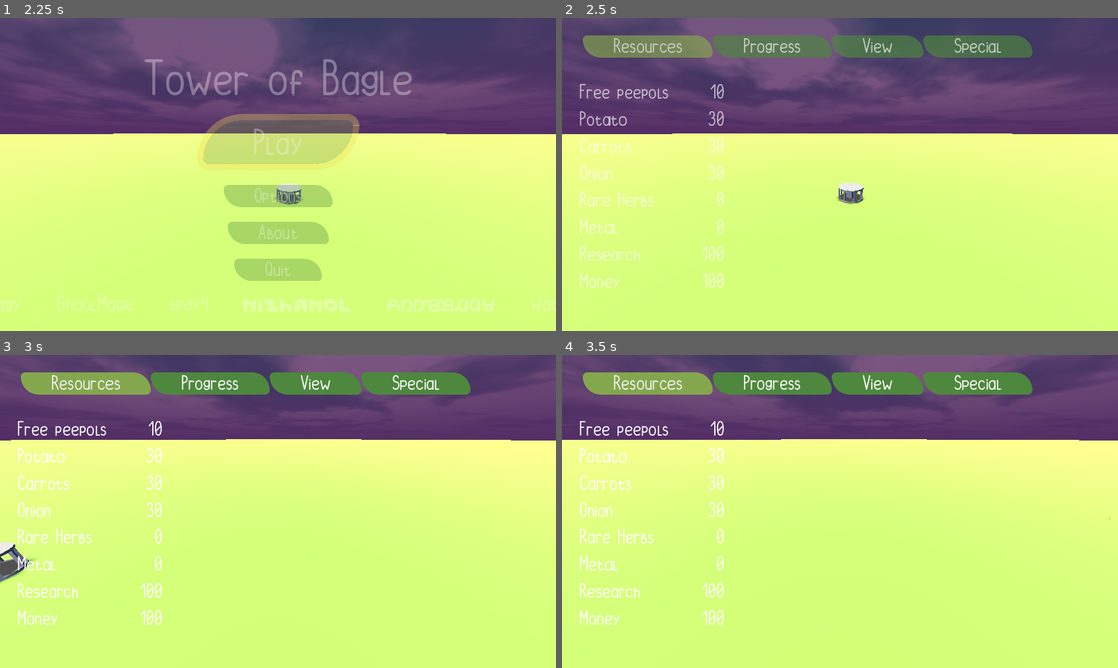
Above: before the commit, frames 1-4 (two rows, left to right).
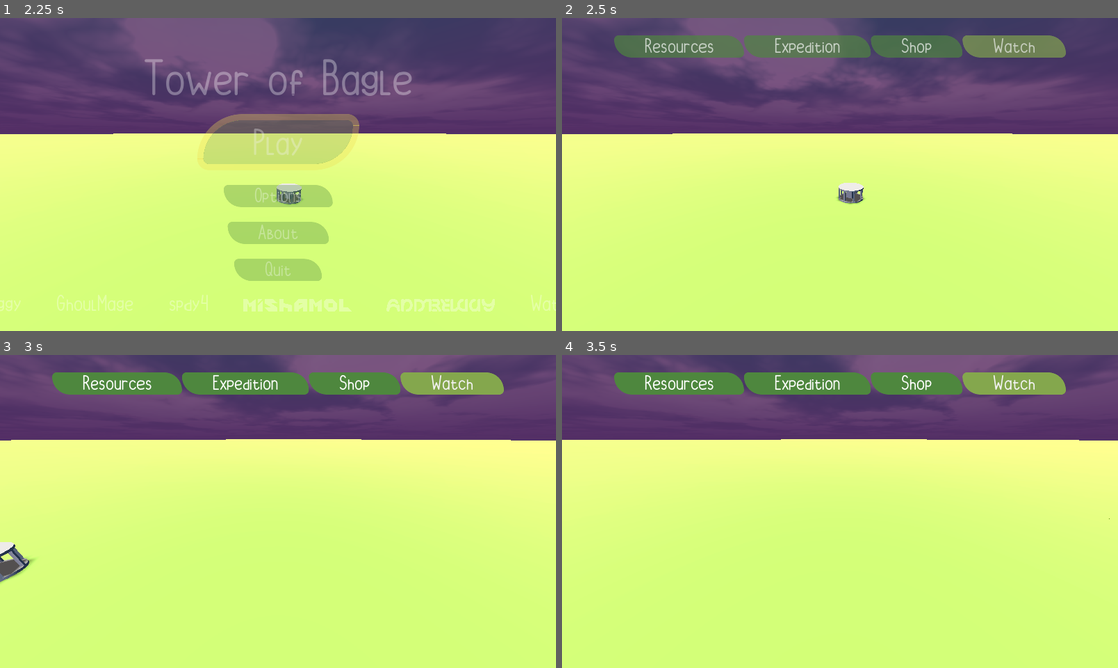
Above: after the commit, the same moments.

Repository: TrueMishamol/GMTK-2024
Game: Godot game, scene res://levels/main_scene.tscn
Two runs of this game, one before a commit and one after it. Both use one fixed random seed, a clock stepped at 60 frames per second and the inputs below.
Inputs (mouse positions are in pixels of both pictures, inside the frame that each line leads up to):
- Up to frame 1 (2.25 s): click "Play" at 0.5 s; click "Play" at 1.25 s; click "Play" at 2 s
- Up to frame 2 (2.5 s): no input
- Up to frame 3 (3 s): tap Enter at 2.75 s; move the mouse to (400, 495) at 2.77 s; hold D (right) from 2.78 s (still down); right-click (400, 495) at 2.85 s; click (400, 495) at 2.92 s
- Up to frame 4 (3.5 s): keep holding D (right)

Frame 1 is identical in both runs. In frame 2, 5.2% of the frame differs, in the area x 3-91%, y 5-87%; in frame 3, 5.3%; in frame 4, 5.3%.

Commit message:
UI

Diff:
--- a/levels/menu/ui_overlay/ui_overlay.tscn
+++ b/levels/menu/ui_overlay/ui_overlay.tscn
@@ -30,9 +30,11 @@
 anchor_bottom = 1.0
 grow_horizontal = 2
 grow_vertical = 2
-current_tab = 0
+tab_alignment = 1
+current_tab = 3
 
 [node name="Resources" type="Control" parent="MarginContainer/Control/TabContainer"]
+visible = false
 layout_mode = 2
 metadata/_tab_index = 0
 
@@ -176,12 +178,12 @@
 layout_mode = 2
 text = "102"
 
-[node name="Progress" type="Control" parent="MarginContainer/Control/TabContainer"]
+[node name="Expedition" type="Control" parent="MarginContainer/Control/TabContainer"]
 visible = false
 layout_mode = 2
 metadata/_tab_index = 1
 
-[node name="ProgressBar" type="ProgressBar" parent="MarginContainer/Control/TabContainer/Progress"]
+[node name="ProgressBar" type="ProgressBar" parent="MarginContainer/Control/TabContainer/Expedition"]
 layout_mode = 1
 anchors_preset = 12
 anchor_top = 1.0
@@ -191,21 +193,24 @@
 grow_horizontal = 2
 grow_vertical = 0
 
-[node name="View" type="Control" parent="MarginContainer/Control/TabContainer"]
+[node name="Shop" type="Control" parent="MarginContainer/Control/TabContainer"]
 visible = false
 layout_mode = 2
 metadata/_tab_index = 2
 
-[node name="Special" type="ScrollContainer" parent="MarginContainer/Control/TabContainer"]
-visible = false
+[node name="Watch" type="ScrollContainer" parent="MarginContainer/Control/TabContainer"]
 layout_mode = 2
 metadata/_tab_index = 3
 
-[node name="Special" type="VBoxContainer" parent="MarginContainer/Control/TabContainer/Special"]
-layout_mode = 2
-size_flags_horizontal = 3
-
-[node name="Label" type="Label" parent="MarginContainer/Control/TabContainer/Special/Special"]
+[node name="Special" type="VBoxContainer" parent="MarginContainer/Control/TabContainer/Watch"]
+layout_mode = 2
+size_flags_horizontal = 3
+
+[node name="Control" type="Control" parent="MarginContainer/Control/TabContainer/Watch/Special"]
+custom_minimum_size = Vector2(0, 720)
+layout_mode = 2
+
+[node name="Label" type="Label" parent="MarginContainer/Control/TabContainer/Watch/Special"]
 custom_minimum_size = Vector2(0, 620.48)
 layout_mode = 2
 theme_override_font_sizes/font_size = 471
@@ -213,28 +218,28 @@
 horizontal_alignment = 1
 vertical_alignment = 1
 
-[node name="Label2" type="Label" parent="MarginContainer/Control/TabContainer/Special/Special"]
+[node name="Label2" type="Label" parent="MarginContainer/Control/TabContainer/Watch/Special"]
 custom_minimum_size = Vector2(0, 512)
 layout_mode = 2
 text = "please do not attempt to scroll down"
 horizontal_alignment = 1
 vertical_alignment = 1
 
-[node name="Label3" type="Label" parent="MarginContainer/Control/TabContainer/Special/Special"]
+[node name="Label3" type="Label" parent="MarginContainer/Control/TabContainer/Watch/Special"]
 custom_minimum_size = Vector2(0, 1024)
 layout_mode = 2
 text = "really stop this you will regret it"
 horizontal_alignment = 1
 vertical_alignment = 1
 
-[node name="Label4" type="Label" parent="MarginContainer/Control/TabContainer/Special/Special"]
+[node name="Label4" type="Label" parent="MarginContainer/Control/TabContainer/Watch/Special"]
 custom_minimum_size = Vector2(0, 1024)
 layout_mode = 2
 text = "I warned you"
 horizontal_alignment = 1
 vertical_alignment = 1
 
-[node name="Label5" type="Label" parent="MarginContainer/Control/TabContainer/Special/Special"]
+[node name="Label5" type="Label" parent="MarginContainer/Control/TabContainer/Watch/Special"]
 custom_minimum_size = Vector2(0, 620.48)
 layout_mode = 2
 theme_override_font_sizes/font_size = 636
--- a/visuals/puffed_bun_ui_theme/puffed_bun_ui_theme.tres
+++ b/visuals/puffed_bun_ui_theme/puffed_bun_ui_theme.tres
@@ -95,6 +95,10 @@
 corner_radius_bottom_right = 256
 corner_radius_bottom_left = 1024
 
+[sub_resource type="StyleBoxEmpty" id="StyleBoxEmpty_tmi48"]
+
+[sub_resource type="StyleBoxEmpty" id="StyleBoxEmpty_q5wbi"]
+
 [sub_resource type="StyleBoxEmpty" id="StyleBoxEmpty_eenmo"]
 
 [resource]
@@ -142,4 +146,9 @@
 TabContainer/styles/tab_selected = SubResource("StyleBoxFlat_bisi0")
 TabContainer/styles/tab_unselected = ExtResource("1_g3upc")
 VBoxContainer/constants/separation = 34
+VScrollBar/styles/grabber = SubResource("StyleBoxEmpty_tmi48")
+VScrollBar/styles/grabber_highlight = SubResource("StyleBoxEmpty_q5wbi")
+VScrollBar/styles/grabber_pressed = SubResource("StyleBoxEmpty_q5wbi")
+VScrollBar/styles/scroll = SubResource("StyleBoxEmpty_q5wbi")
+VScrollBar/styles/scroll_focus = SubResource("StyleBoxEmpty_q5wbi")
 VSeparator/styles/separator = SubResource("StyleBoxEmpty_eenmo")
Not shown: 1 places in visuals/puffed_bun_ui_theme/puffed_bun_ui_theme.tres that only renumber resources
